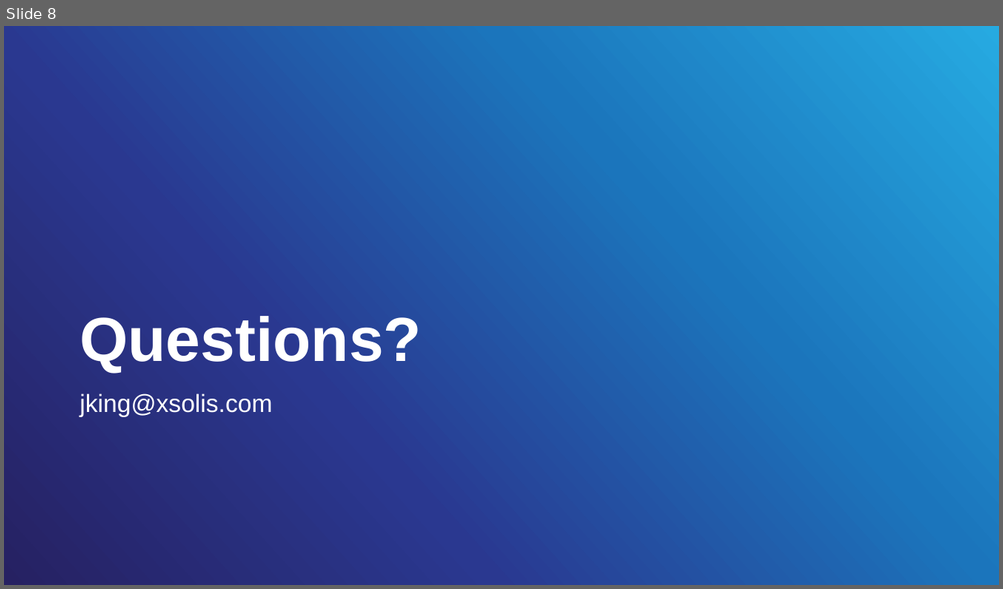
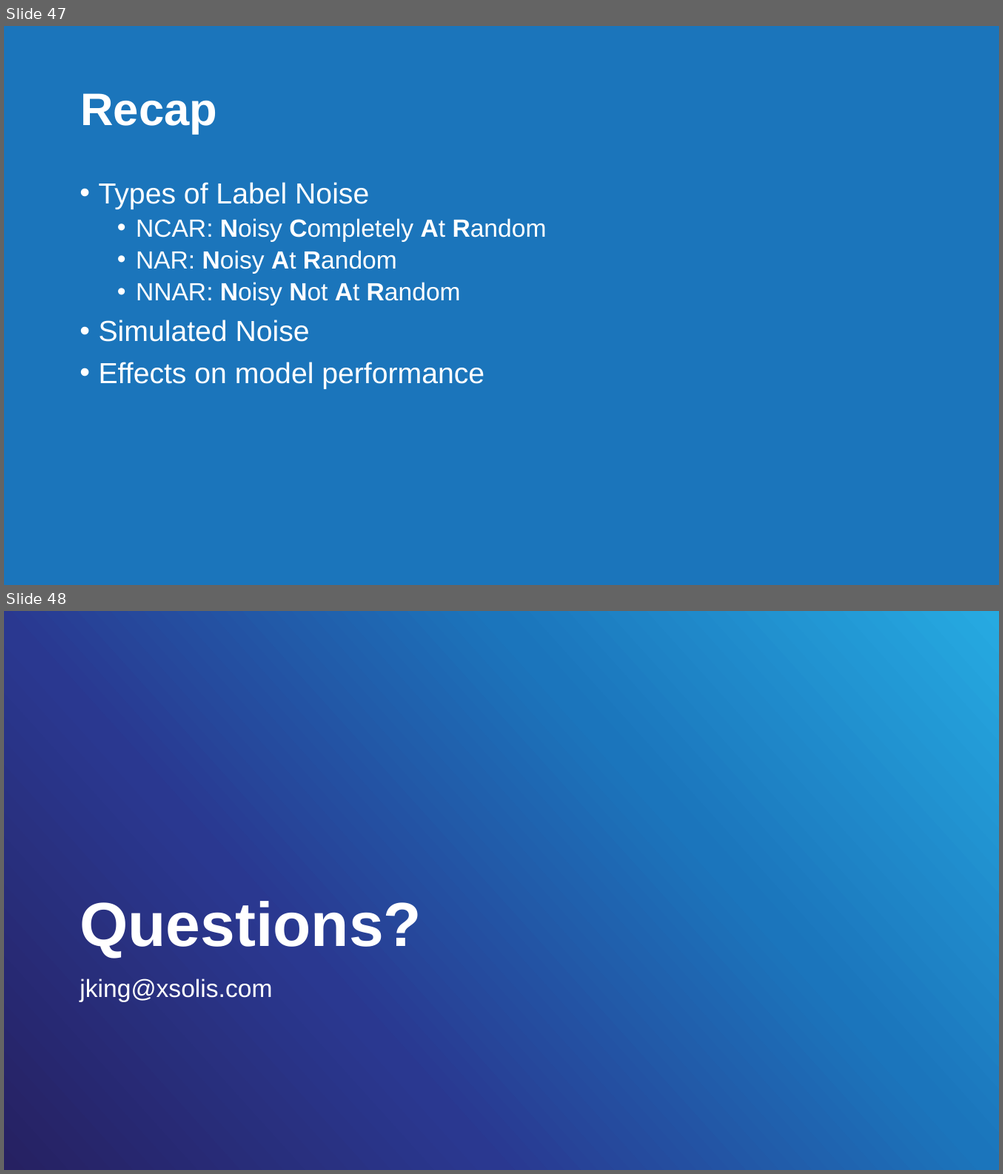
Before and after one commit to jkingphd/label_noise, a slide deck: ntc_analytics_summit_king.pptx. Shown one above the other, each under a label of ours: slide 8 before the commit, slides 47 and 48 after it. The pictures are 1003x589 and 1003x1174 pixels, drawn with LibreOffice and Linux fonts; fonts in the diff are those of the drawing. Boxes give left, top, right and bottom in pixels: in the first picture for what was removed or moved away, otherwise in the second. Text is boxed around its words. In the diff, an @@ line names an element or a change of style, - is before the commit and + after.

```diff
--- a/ntc_analytics_summit_king.pptx
+++ b/ntc_analytics_summit_king.pptx
@@ slide 47 added at (4, 26, 999, 585), background #1B75BB @@
@@ title added at (80, 93, 217, 133), 44 pt, text #FFFFFF, bold @@
+Recap
@@ text added at (99, 182, 546, 389), 24 pt, text #FFFFFF @@
+• Types of Label Noise
+  • NCAR: Noisy Completely At Random
+  • NAR: Noisy At Random
+  • NNAR: Noisy Not At Random
+• Simulated Noise
+• Effects on model performance
@@ what was slide 8 is now slide 48 @@
```
Also in this commit, not shown: 2 slides changed, 43 other slides added, 4 slides removed, 6 other files.
